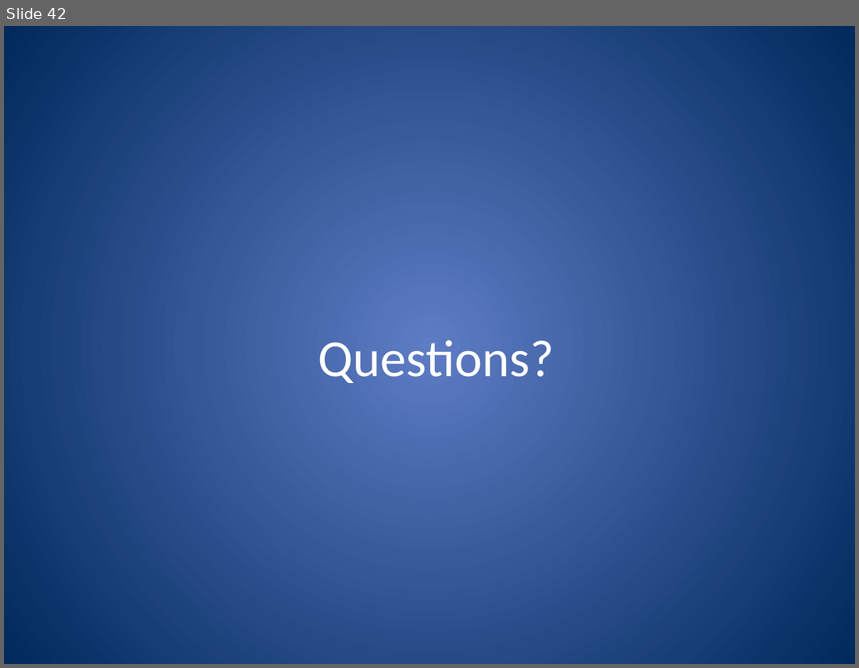
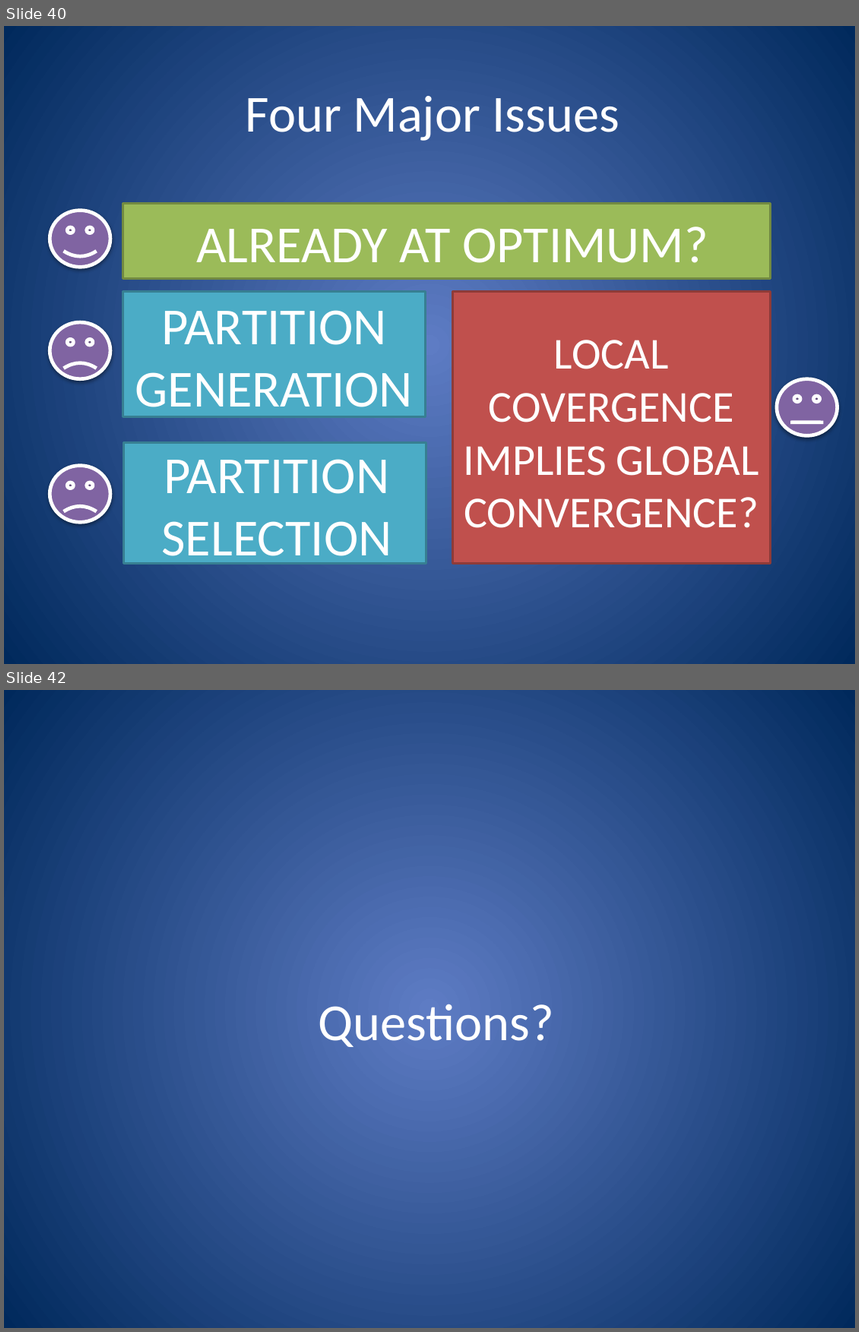
Before and after one commit to nfeltman/RayView, a slide deck: documentation/GroupMeetingPresentation.pptx. Shown one above the other, each under a label of ours: slide 42 before the commit, slides 40 and 42 after it; the slides between them are not shown. The pictures are 859x668 and 859x1332 pixels, drawn with LibreOffice and Linux fonts; fonts in the diff are those of the drawing. Boxes give left, top, right and bottom in pixels: in the first picture for what was removed or moved away, otherwise in the second. Text is boxed around its words. In the diff, an @@ line names an element or a change of style, - is before the commit and + after.

```diff
--- a/documentation/GroupMeetingPresentation.pptx
+++ b/documentation/GroupMeetingPresentation.pptx
@@ slide 40 added at [4,26,855,664], background gradient #5E7CC5 to #00295C @@
@@ text added at [246,96,620,141], 44 pt, text #FFFFFF @@
+Four Major Issues
@@ rectangle added at [123,203,770,278], fill #9BBB59, outline #738A42 2 pt @@
@@ smiley face added at [50,211,110,268], fill #8064A2, outline #FFFFFF 3 pt @@
@@ text added at [196,227,709,263], 44 pt, text #FFFFFF @@
+ALREADY AT OPTIMUM?
@@ rectangle added at [123,291,425,417], fill #4BACC6, outline #377F92 2 pt @@
@@ rectangle added at [452,291,770,563], fill #C0504D, outline #8E3B39 2 pt @@
@@ title added at [135,310,413,420], 44 pt, text #FFFFFF @@
+PARTITION GENERATION
@@ smiley face added at [50,322,110,379], fill #8064A2, outline #FFFFFF 3 pt @@
@@ text added at [464,340,759,528], 37.4 pt, text #FFFFFF @@
+LOCAL COVERGENCE IMPLIES GLOBAL CONVERGENCE?
@@ smiley face added at [777,379,837,436], fill #8064A2, outline #FFFFFF 3 pt @@
@@ rectangle added at [124,443,427,564], fill #4BACC6, outline #377F92 2 pt @@
@@ smiley face added at [50,466,110,523], fill #8064A2, outline #FFFFFF 3 pt @@
@@ text added at [162,459,392,569], 44 pt, text #FFFFFF @@
+PARTITION SELECTION
```
Also in this commit, not shown: 11 slides changed, 6 other slides added, 3 slides removed.
